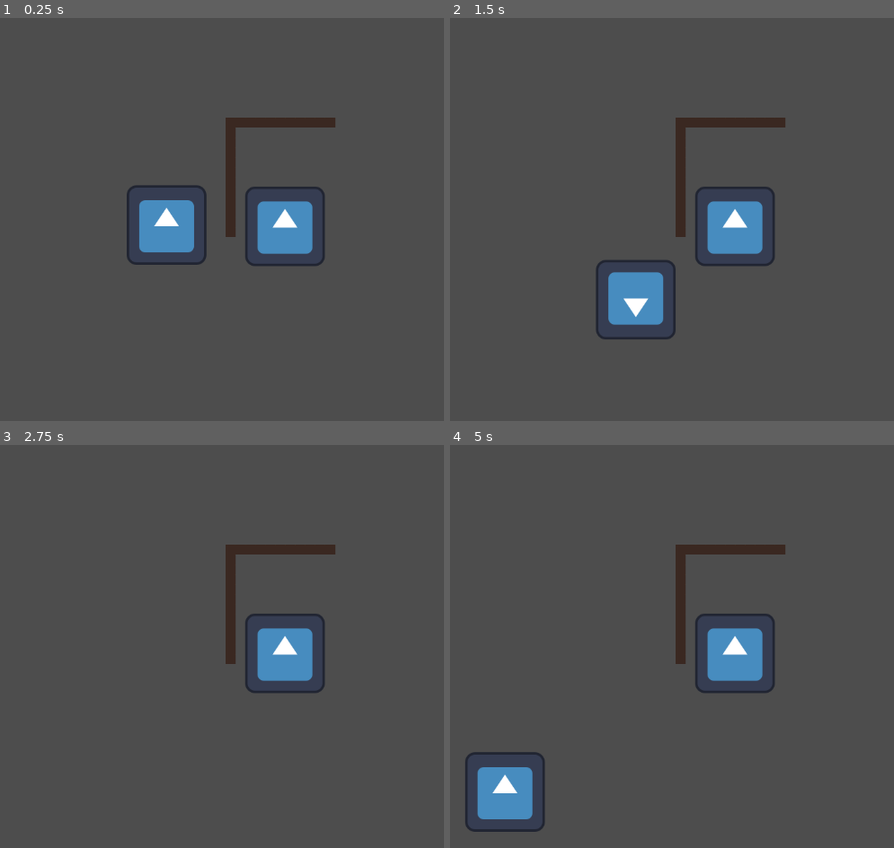
Above: before the commit, frames 1-4 (two rows, left to right).
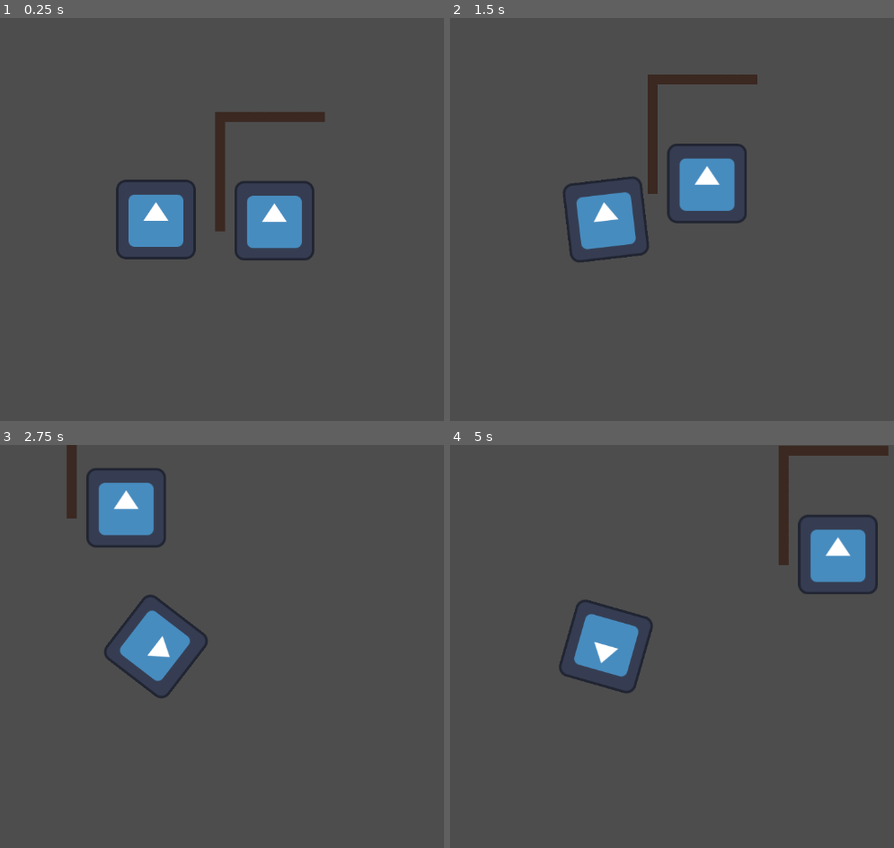
Above: after the commit, the same moments.

Repository: DanikShch/Game
Game: Godot game, scene res://Level/level.tscn
Two runs of this game, one before a commit and one after it. Both use one fixed random seed, a clock stepped at 60 frames per second and the inputs below. The engine's default icon, where the game draws it, is replaced by a stand-in: a white triangle on a blue panel in a dark square.
Inputs (mouse positions are in pixels of both pictures, inside the frame that each line leads up to):
- Up to frame 1 (0.25 s): no input
- Up to frame 2 (1.5 s): tap Enter at 0.5 s; move the mouse to (765, 199) at 0.52 s; press the mouse at (765, 199) at 0.53 s; hold D (right) 0.53-1.28 s; tap Space at 1.25 s; move the mouse to (463, 239) at 1.27 s; release the mouse at (463, 239) at 1.28 s; hold S (down) from 1.28 s (still down); click (463, 239) at 1.35 s
- Up to frame 3 (2.75 s): move the mouse to (226, 557) at 2.02 s; release S (down) at 2.03 s; press the mouse at (226, 557) at 2.03 s; hold D (right) from 2.03 s (still down)
- Up to frame 4 (5 s): move the mouse to (569, 727) at 2.77 s; release D (right) at 2.78 s; release the mouse at (569, 727) at 2.78 s; hold W (up) 2.78-3.53 s; click (569, 727) at 2.85 s; move the mouse to (822, 706) at 3.52 s; press the mouse at (822, 706) at 3.53 s; hold A (left) from 3.53 s (still down); move the mouse to (outside the picture) at 4.27 s; release the mouse at (outside the picture) at 4.28 s; click (outside the picture) at 4.35 s

The runs differ from the first frame. In frame 1, 5.7% of the frame differs, in the area x 26-76%, y 23-62%; in frame 2, 10%; in frame 3, 7.9%; in frame 4, 11%, in the area x 3-99%, y 0-96%.

Commit message:
Player rotating

Diff:
--- /dev/null
+++ b/Camera/Camera2D.gd
@@ -0,0 +1,11 @@
+extends Camera2D
+
+
+# Called when the node enters the scene tree for the first time.
+func _ready():
+	pass # Replace with function body.
+
+
+# Called every frame. 'delta' is the elapsed time since the previous frame.
+func _process(delta):
+	pass
--- a/Gun/gun.gd
+++ b/Gun/gun.gd
@@ -11,9 +11,6 @@
 	$ReloadTimer.wait_time = reload_time
 
 # Called every frame. 'delta' is the elapsed time since the previous frame.
-func _process(delta):
-	$RayCast2D.look_at(get_global_mouse_position())
-	pass
 
 
 
--- a/Level/level.tscn
+++ b/Level/level.tscn
@@ -1,7 +1,8 @@
-[gd_scene load_steps=6 format=3 uid="uid://cdr6m0mvlkowd"]
+[gd_scene load_steps=7 format=3 uid="uid://cdr6m0mvlkowd"]
 
 [ext_resource type="PackedScene" uid="uid://c74bp6ifb7uah" path="res://Player/player.tscn" id="1_j2dax"]
 [ext_resource type="PackedScene" uid="uid://bteun63qb3ffi" path="res://Enemy/enemy.tscn" id="2_3a8m1"]
+[ext_resource type="Script" path="res://Camera/Camera2D.gd" id="2_jajit"]
 [ext_resource type="Texture2D" uid="uid://ybild4nltilt" path="res://Level/oak_woods_tileset.png" id="3_cus7j"]
 
 [sub_resource type="TileSetAtlasSource" id="TileSetAtlasSource_3e6k3"]
@@ -1229,6 +1230,10 @@
 [node name="Player" parent="." instance=ExtResource("1_j2dax")]
 position = Vector2(593, 333)
 
+[node name="Camera2D" type="Camera2D" parent="Player"]
+position = Vector2(-593, -333)
+script = ExtResource("2_jajit")
+
 [node name="Enemy" parent="." instance=ExtResource("2_3a8m1")]
 position = Vector2(783, 335)
 
--- a/Player/player.gd
+++ b/Player/player.gd
@@ -18,10 +18,11 @@
 	if Input.is_action_pressed("down"):
 		velocity.y += SPEED
 		$Sprite2D.flip_v = true
-	if Input.is_action_pressed("down"):
-		velocity.y += SPEED
-		$Sprite2D.flip_v = true
 	move_and_slide()
+	$Camera2D.position = Vector2(0,0)
+	var mouse_pos = get_global_mouse_position()
+	var angle = rad_to_deg(atan2(mouse_pos.y - global_position.y, mouse_pos.x - global_position.x))
+	$".".rotation_degrees = angle
 
 	if Input.is_action_pressed("shoot"):
 		$Gun.shoot()
